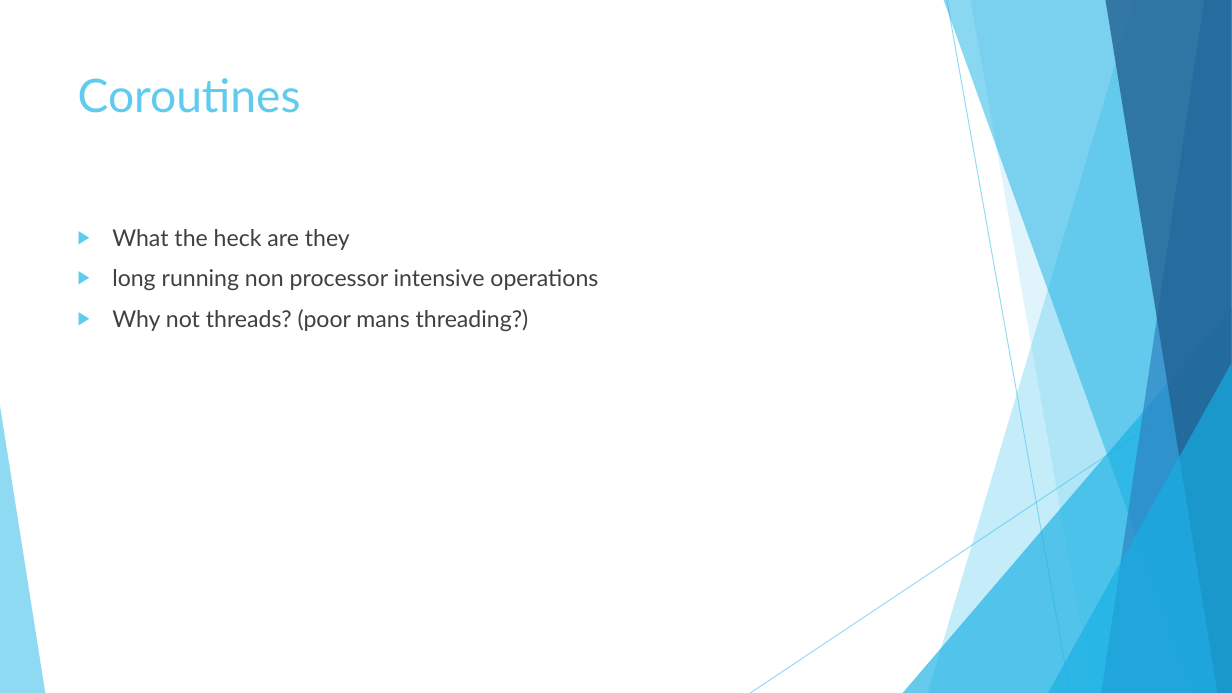
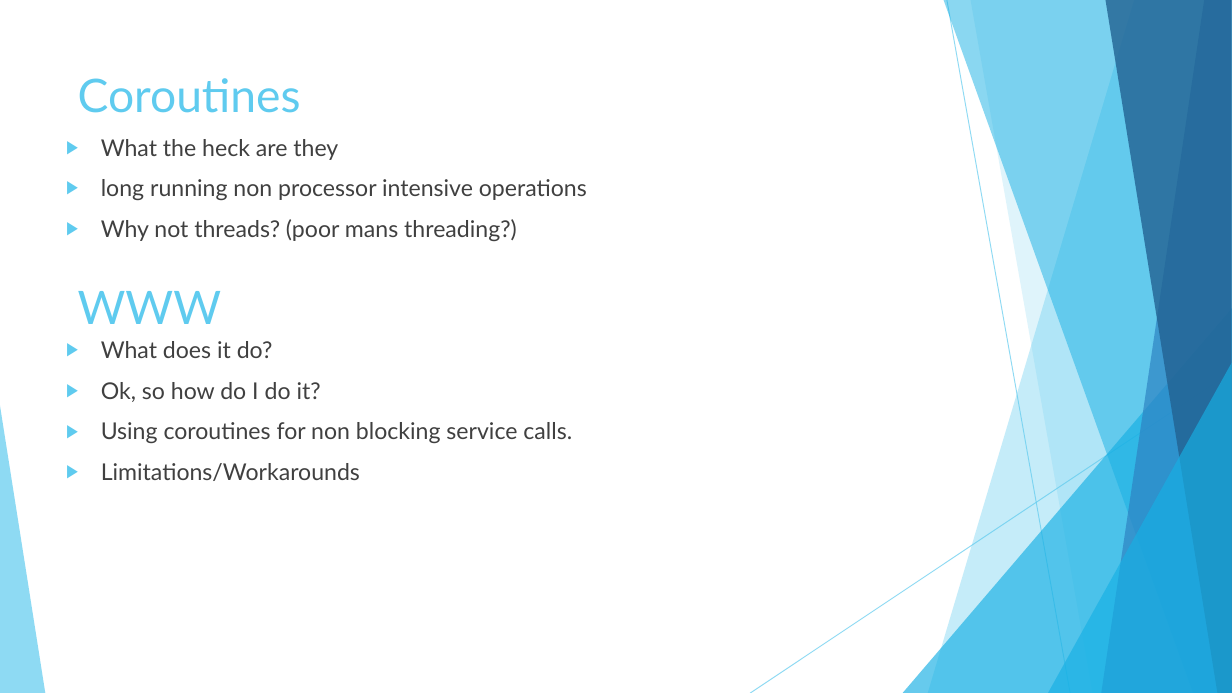
Before and after one commit to andrewboudreau/Leaderboard, a slide deck: slide 12 of Unity 3D and Azure.pptx (slide 9 before the commit). Drawn at 1232x693 pixels with LibreOffice and Linux fonts; fonts in the diff are those of the drawing. Boxes give left, top, right and bottom in pixels: in the first picture for what was removed or moved away, otherwise in the second. Text is boxed around its words. In the diff, an @@ line names an element or a change of style, - is before the commit and + after.

```diff
--- a/Unity 3D and Azure.pptx
+++ b/Unity 3D and Azure.pptx
@@ text "What the heck are they": place and size @@
-text "What the heck are they" at [112,229,598,331]
+text "What the heck are they" at [101,139,587,481]
@@ text added at [78,291,221,324], 36 pt, text #5FCBEF @@
+WWW
@@ text at [101,341,572,481]: paragraphs added @@
+▶ What does it do?
+▶ Ok, so how do I do it?
+▶ Using coroutines for non blocking service calls.
+▶ Limitations/Workarounds
```
Also in this commit, not shown: 4 other slides changed, 2 slides added, 1 slide removed.
